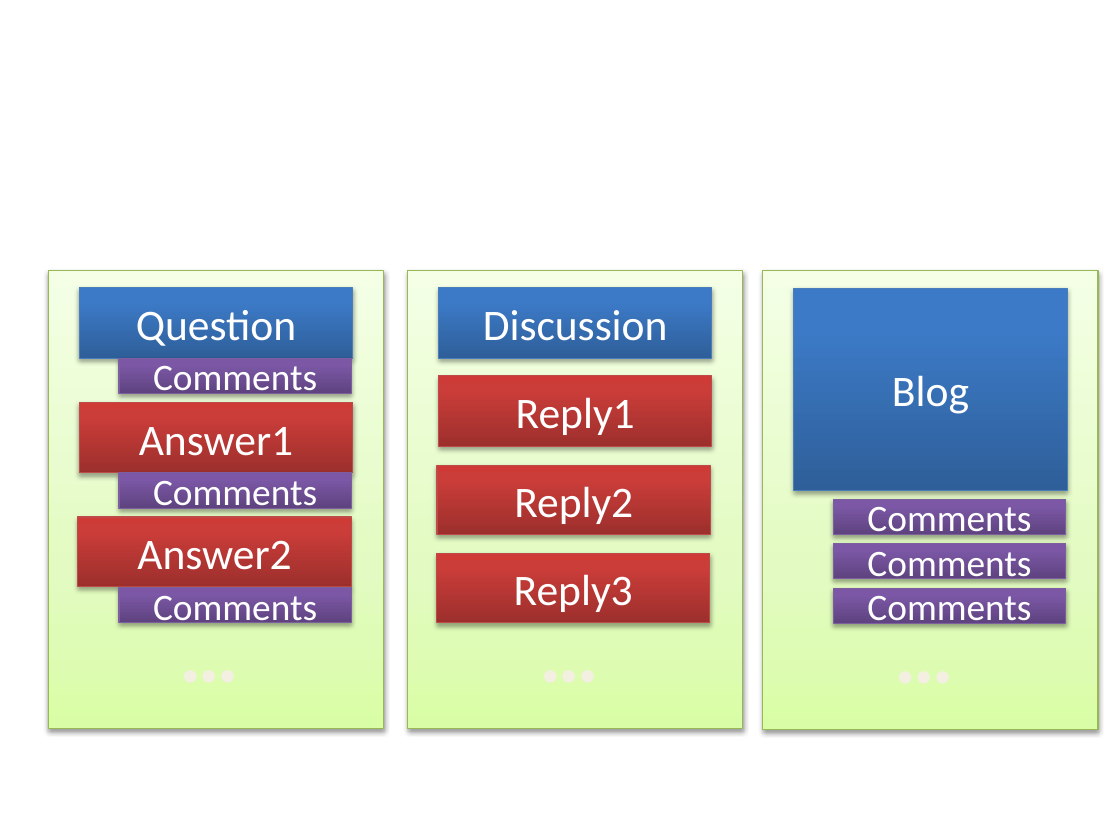
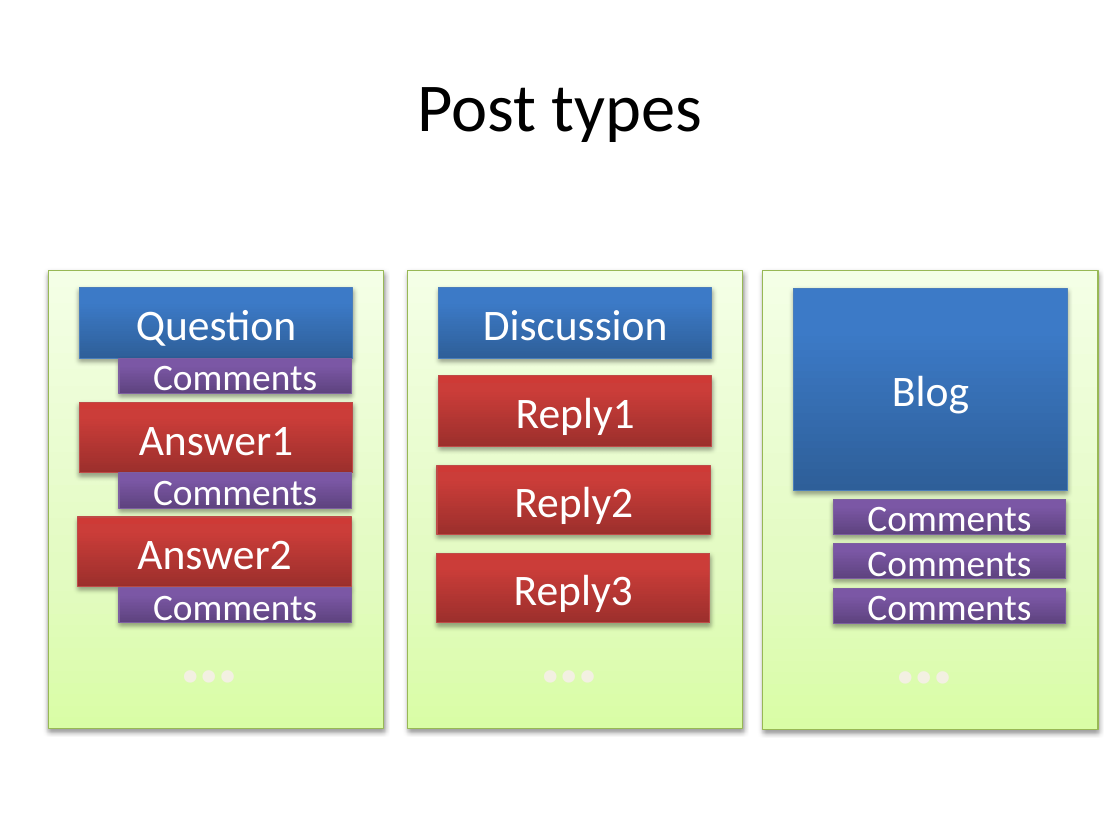
Before and after one commit to shawnzhangyx/OMICSPEDIA, a slide deck: slide 7 of bioinf_project/static/images/pics.pptx. Drawn at 1120x840 pixels with LibreOffice and Linux fonts; fonts in the diff are those of the drawing. Boxes give left, top, right and bottom in pixels: in the first picture for what was removed or moved away, otherwise in the second. Text is boxed around its words. In the diff, an @@ line names an element or a change of style, - is before the commit and + after.

```diff
--- a/bioinf_project/static/images/pics.pptx
+++ b/bioinf_project/static/images/pics.pptx
@@ title added at (417,87,703,142), 44 pt, text #000000 @@
+Post types
```
Also in this commit, not shown: 1 slide added, 16 other files.
